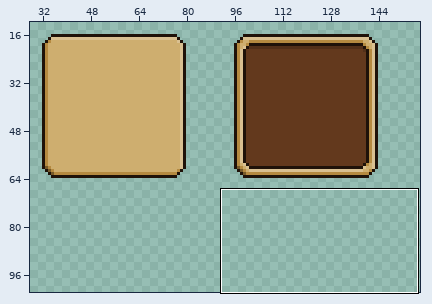
Sprite sheet -- Art/16x16 Pixel Art Roguelike (Forest) Pack/ui/UI-base.png. The first picture is a wide view before the edit; the outline marks the close-up.
Close-up. Before the commit:
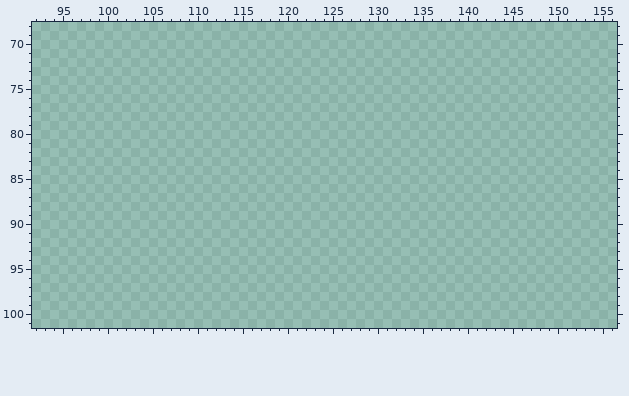
The file is 161x117 pixels. Colours within 5 levels of each other are drawn and written as one. Shown: x 92..156, y 68..101. The wide view leaves out empty margins.
After the commit:
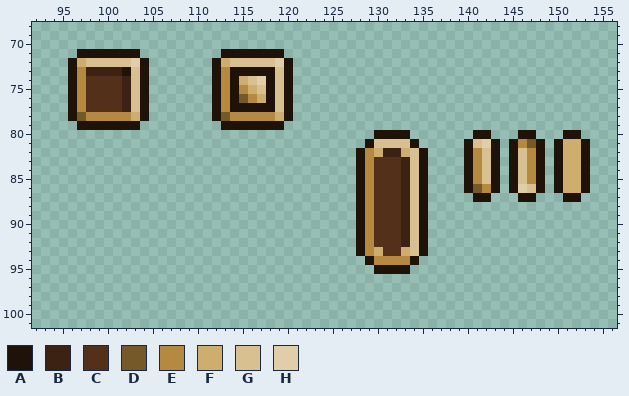
Palette (. is transparent): A #1f1209  B #3b2212  C #523019  D #755929  E #b58a40  F #ceae6f  G #d9c091  H #e1cda8
Diff:
y 71: x 97..103 ....... -> AAAAAAA; x 113..119 ....... -> AAAAAAA
y 72: x 96..104 ......... -> AFGGGGGHA; x 112..120 ......... -> AFGGGGGHA
y 73: x 96..104 ......... -> AEBBBBAGA; x 112..120 ......... -> AEAAAAAGA
y 74: x 96..104 ......... -> AECCCCBGA; x 112..120 ......... -> AEAFGHAGA
y 75: x 96..104 ......... -> AECCCCBGA; x 112..120 ......... -> AEAEFGAGA
y 76: x 96..104 ......... -> AECCCCBGA; x 112..120 ......... -> AEADEFAGA
y 77: x 96..104 ......... -> AECCCCBGA; x 112..120 ......... -> AEAAAAAGA
y 78: x 96..104 ......... -> ADEEEEEFA; x 112..120 ......... -> ADEEEEEFA
y 79: x 97..103 ....... -> AAAAAAA; x 113..119 ....... -> AAAAAAA
y 80: x 130..133 .... -> AAAA; x 141..142 .. -> AA; x 146..147 .. -> AA; x 151..152 .. -> AA
y 81: x 129..134 ...... -> AGGGGA; x 140..143 .... -> AGHA; x 145..148 .... -> AEDA; x 150..153 .... -> AFFA
y 82: x 128..135 ........ -> AEFBBFGA; x 140..143 .... -> AEGA; x 145..148 .... -> AGEA; x 150..153 .... -> AFFA
y 83..85: x 128..135 ........ -> AECCCBGA; x 140..143 .... -> AEGA; x 145..148 .... -> AGEA; x 150..153 .... -> AFFA
y 86: x 128..135 ........ -> AECCCBGA; x 140..143 .... -> ADEA; x 145..148 .... -> AHGA; x 150..153 .... -> AFFA
y 87: x 128..135 ........ -> AECCCBGA; x 141..142 .. -> AA; x 146..147 .. -> AA; x 151..152 .. -> AA
y 88..92: x 128..135 ........ -> AECCCBGA
y 93: x 128..135 ........ -> AEFCCFGA
y 94: x 129..134 ...... -> AEEEEA
y 95: x 130..133 .... -> AAAA
